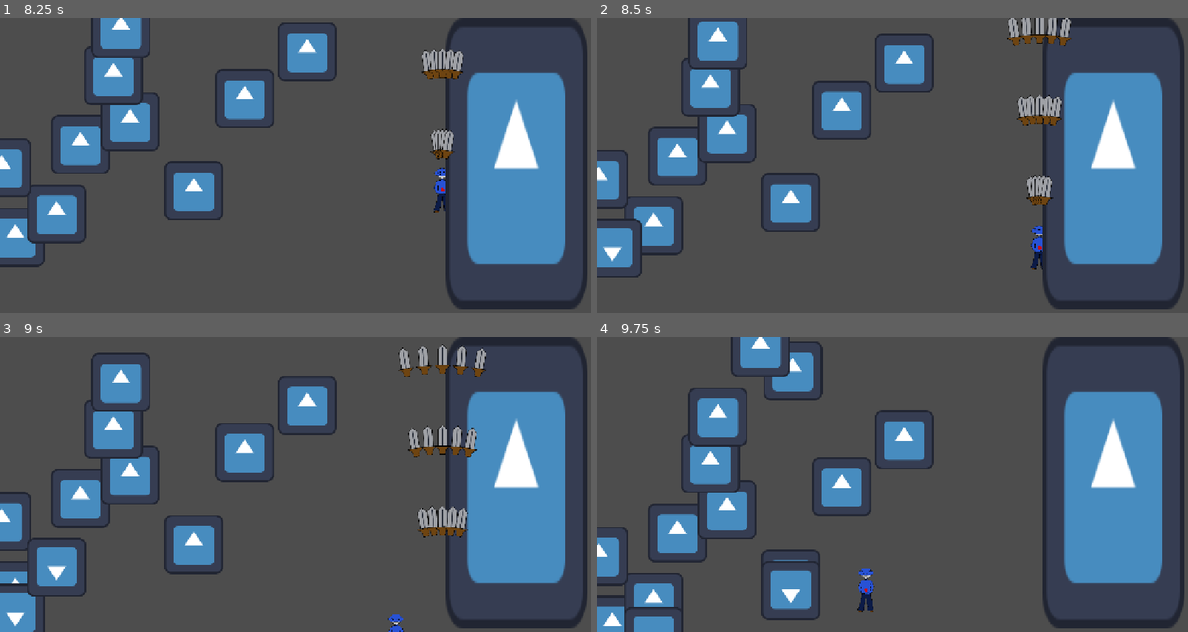
Above: before the commit, frames 1-4 (two rows, left to right).
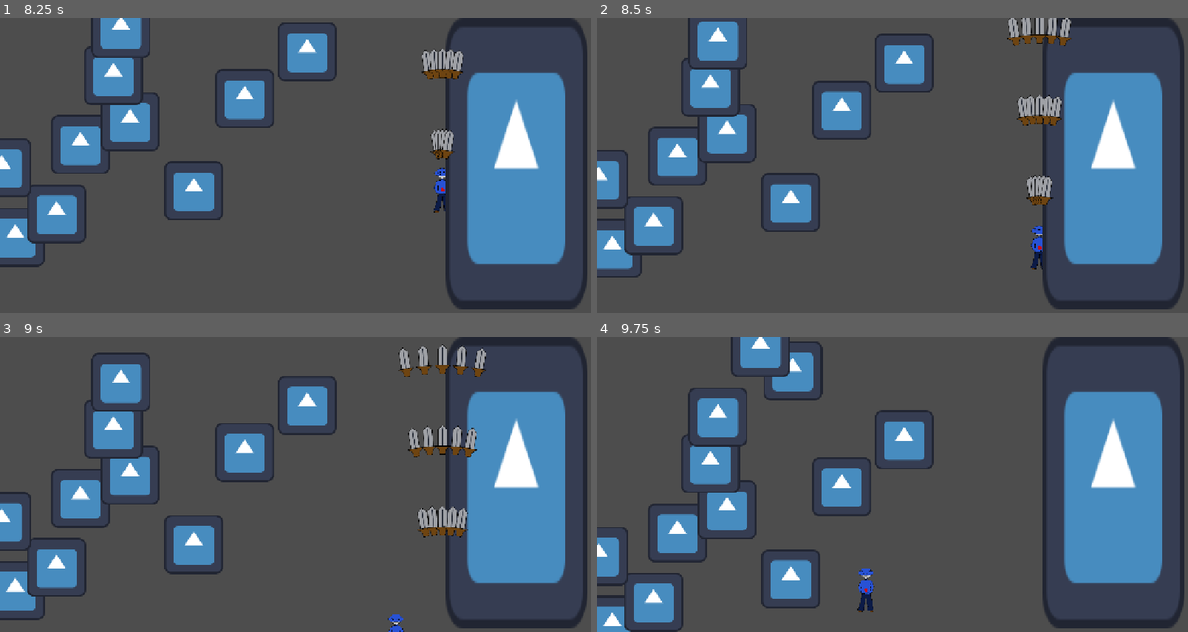
Above: after the commit, the same moments.

Repository: godzillafan69420/stupid-project-remastered
Game: Godot game, scene res://levels/stage_1_act_1.tscn
The game is run twice, just before and just after one commit, with the same random seed, the same clock (stepped at 60 frames per second) and the same inputs. The engine's default icon, where the game draws it, is replaced by a stand-in: a white triangle on a blue panel in a dark square.
Inputs (mouse positions are in pixels of both pictures, inside the frame that each line leads up to):
- Up to frame 1 (8.25 s): tap Enter at 0.5 s; move the mouse to (425, 150) at 0.52 s; hold Right (right) 0.53-1.28 s; tap X (bomb) every 2.25 s from 0.6 to 7.35 s; click (425, 150) at 0.67 s; move the mouse to (177, 180) at 1.27 s; hold Down (down) 1.28-2.03 s; tap Z (shoot) at 1.35, 5.85 s; move the mouse to (354, 100) at 2.02 s; hold Right (right) 2.03-2.78 s; tap Alt at 2.1, 4.35, 6.6 s; move the mouse to (265, 224) at 2.77 s; hold Up (up) 2.78-3.53 s; click (265, 224) at 2.92 s; move the mouse to (472, 209) at 3.52 s; hold Z (shoot) 3.53-4.28 s; hold Left (left) 3.53-5.03 s; move the mouse to (118, 121) at 4.27 s; move the mouse to (325, 165) at 5.02 s; hold Down (down) 5.03-5.78 s; click (325, 165) at 5.17 s; move the mouse to (206, 91) at 5.77 s; hold Right (right) 5.78-6.53 s; move the mouse to (425, 150) at 6.52 s; hold Up (up) 6.53-7.28 s; move the mouse to (177, 180) at 7.27 s; hold Right (right) 7.28-8.03 s; click (177, 180) at 7.42 s; move the mouse to (354, 100) at 8.02 s; hold Down (down) from 8.03 s (still down); hold Z (shoot) from 8.03 s (still down)
- Up to frame 2 (8.5 s): keep holding Down (down); keep holding Z (shoot)
- Up to frame 3 (9 s): move the mouse to (265, 543) at 8.77 s; release Down (down) at 8.78 s; release Z (shoot) at 8.78 s; hold Left (left) from 8.78 s (still down); tap Alt at 8.85 s
- Up to frame 4 (9.75 s): move the mouse to (1069, 528) at 9.52 s; release Left (left) at 9.53 s; hold Up (up) from 9.53 s (still down); tap X (bomb) at 9.6 s; click (1069, 528) at 9.67 s

Frame 1 is identical in both runs. In frame 2, 0.5% of the frame differs, in the area x 0-8%, y 68-86%; in frame 3, 0.9%; in frame 4, 1.2%, in the area x 4-38%, y 76-100%.

Commit message:
one last thingy

Diff:
--- a/enemies/enemies.tscn
+++ b/enemies/enemies.tscn
@@ -3,8 +3,6 @@
 [ext_resource type="Script" uid="uid://d2t1887qpphct" path="res://scripts/enemies.gd" id="1_g5tt5"]
 [ext_resource type="Texture2D" uid="uid://7ubcx81r3ow8" path="res://icon.svg" id="1_gu34h"]
 [ext_resource type="Script" uid="uid://cn7sqiiaw515k" path="res://custom_resources/enemy_resource.gd" id="2_dle7p"]
-[ext_resource type="Script" uid="uid://bx2oyeqtok2ho" path="res://custom_resources/pattern_resource.gd" id="3_bb6ow"]
-[ext_resource type="PackedScene" uid="uid://dop0k6jsow6yq" path="res://enemies/red_balls.tscn" id="3_ue28p"]
 
 [sub_resource type="Resource" id="Resource_v8hav"]
 script = ExtResource("2_dle7p")
@@ -12,21 +10,12 @@
 Hitpoint = 50.0
 metadata/_custom_type_script = "uid://cn7sqiiaw515k"
 
-[sub_resource type="Resource" id="Resource_bb6ow"]
-script = ExtResource("3_bb6ow")
-name = "kkk"
-type = 3
-bullet_scene = ExtResource("3_ue28p")
-count = 1
-metadata/_custom_type_script = "uid://bx2oyeqtok2ho"
-
 [sub_resource type="RectangleShape2D" id="RectangleShape2D_ot6j1"]
 size = Vector2(117, 119)
 
 [node name="v_mans" type="Area2D" unique_id=1331669204]
 script = ExtResource("1_g5tt5")
 enemy_stats = SubResource("Resource_v8hav")
-active_pattern = SubResource("Resource_bb6ow")
 
 [node name="CollisionShape2D" type="CollisionShape2D" parent="." unique_id=1786119438]
 position = Vector2(-0.5, 0.5)
@@ -36,7 +25,6 @@
 texture = ExtResource("1_gu34h")
 
 [node name="Shoot_interval" type="Timer" parent="." unique_id=2009250858]
-wait_time = 4.995
 autostart = true
 
 [connection signal="area_entered" from="." to="." method="_on_area_entered"]
